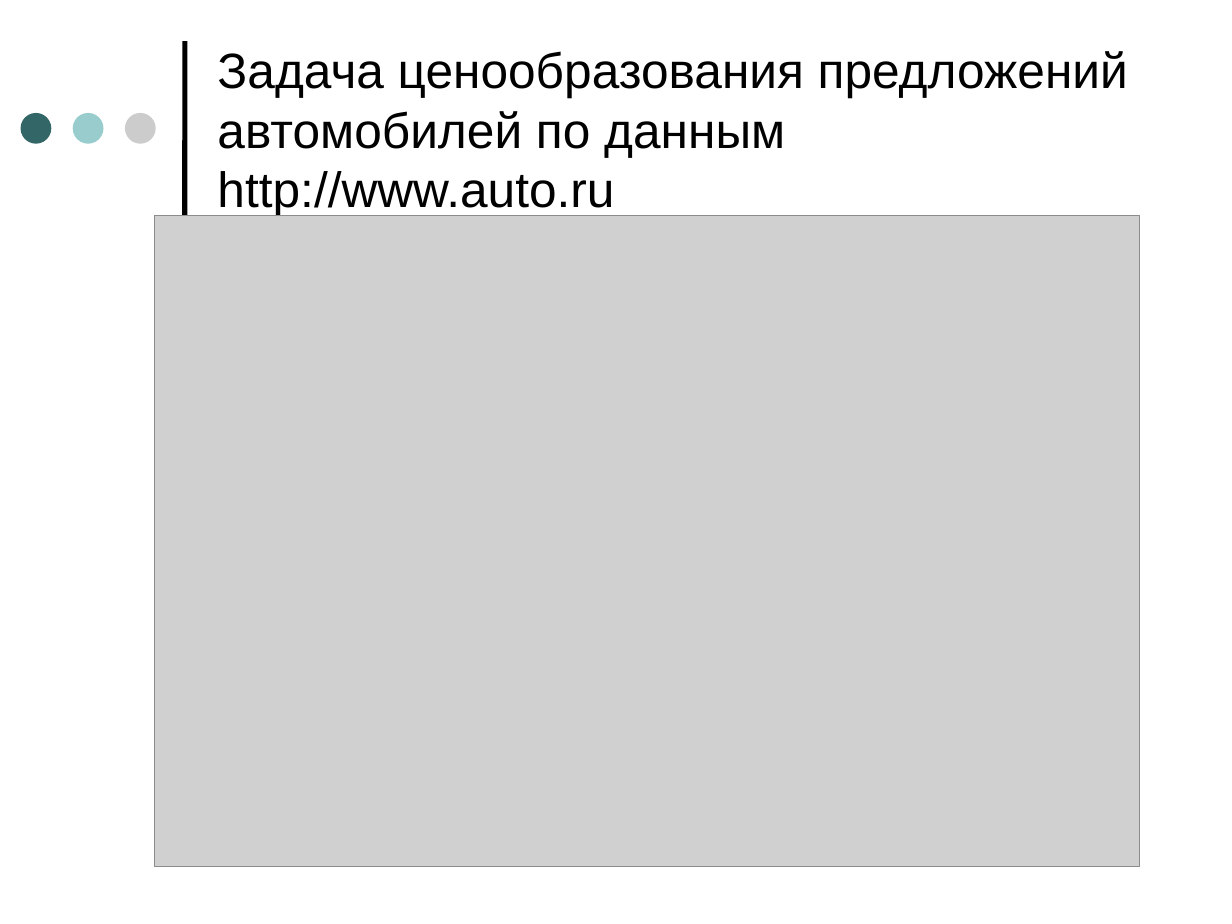
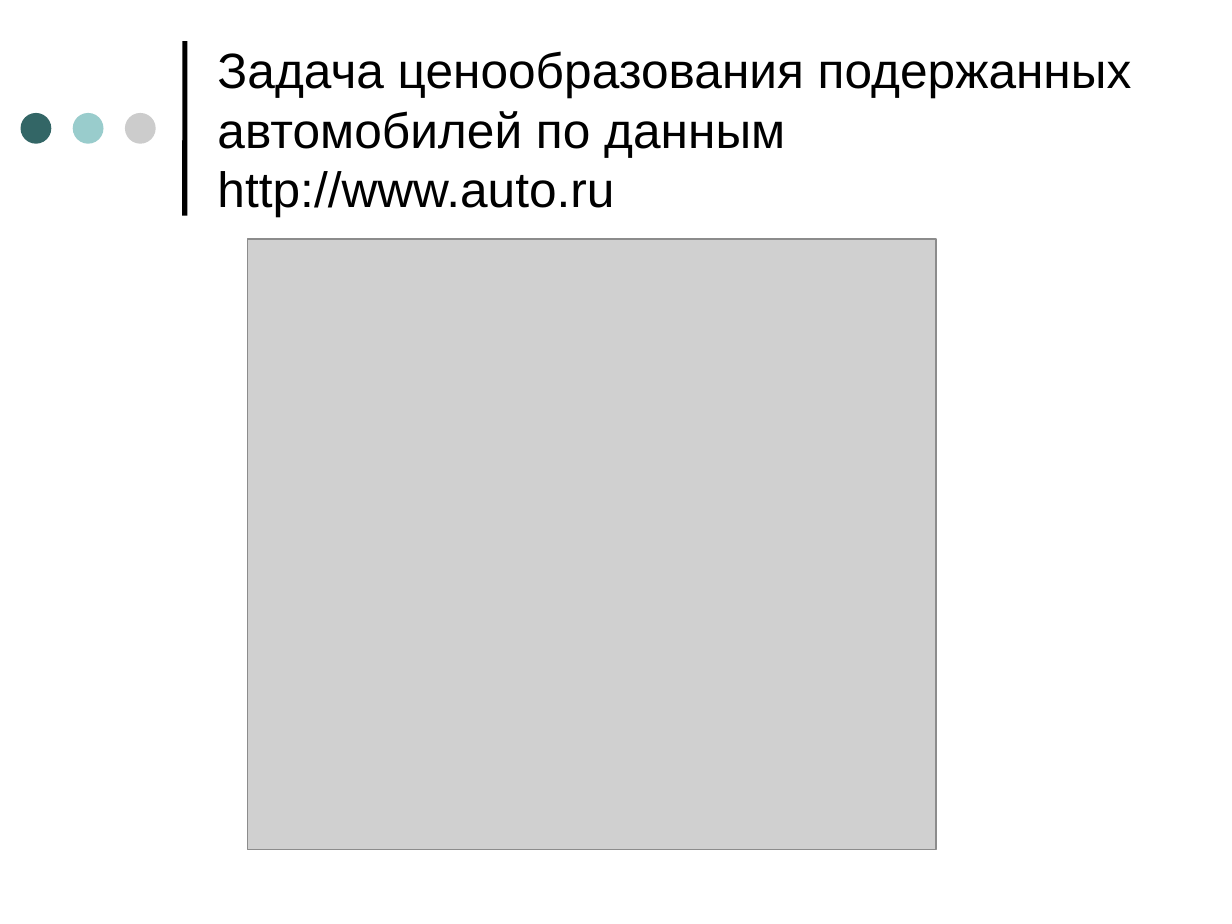
Before and after one commit to ImBa2la/java-artificial-robot, a slide deck: slide 6 of cobro/documentation/Диплом/Стыскин.ppt. Drawn at 1232x924 pixels with LibreOffice and Linux fonts; fonts in the diff are those of the drawing; grey boxes stand for pictures. Boxes give left, top, right and bottom in pixels: in the first picture for what was removed or moved away, otherwise in the second. Text is boxed around its words. In the diff, an @@ line names an element or a change of style, - is before the commit and + after.

```diff
--- a/cobro/documentation/Диплом/Стыскин.ppt
+++ b/cobro/documentation/Диплом/Стыскин.ppt
@@ title at <box>217,51,1132,217</box>: text changed @@
-Задача ценообразования предложений автомобилей по данным http://www.auto.ru
+Задача ценообразования подержанных автомобилей по данным http://www.auto.ru
@@ picture: place and size @@
-picture at <box>155,216,1140,867</box>
+picture at <box>248,239,936,850</box>
```
Also in this commit, not shown: 4 other slides changed, 8 other files.
